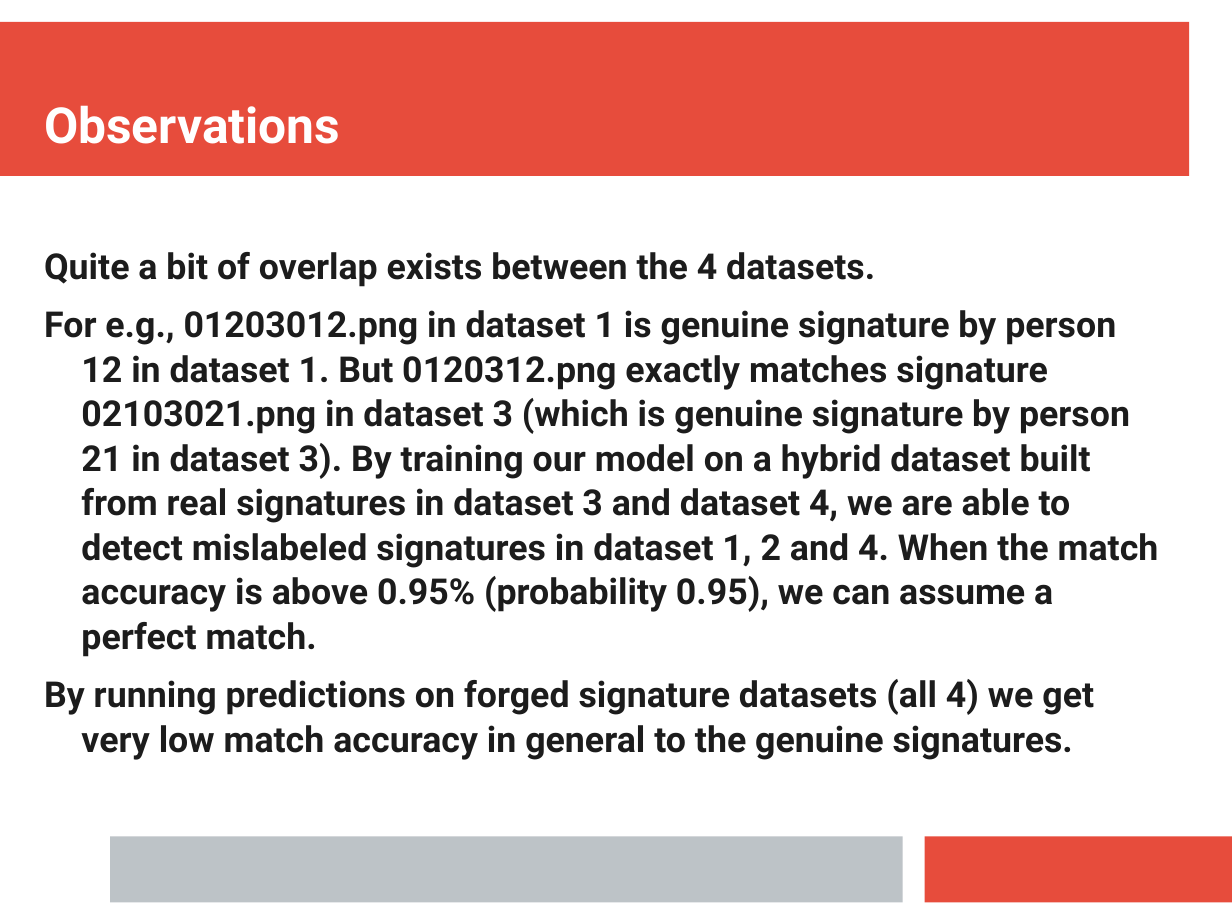
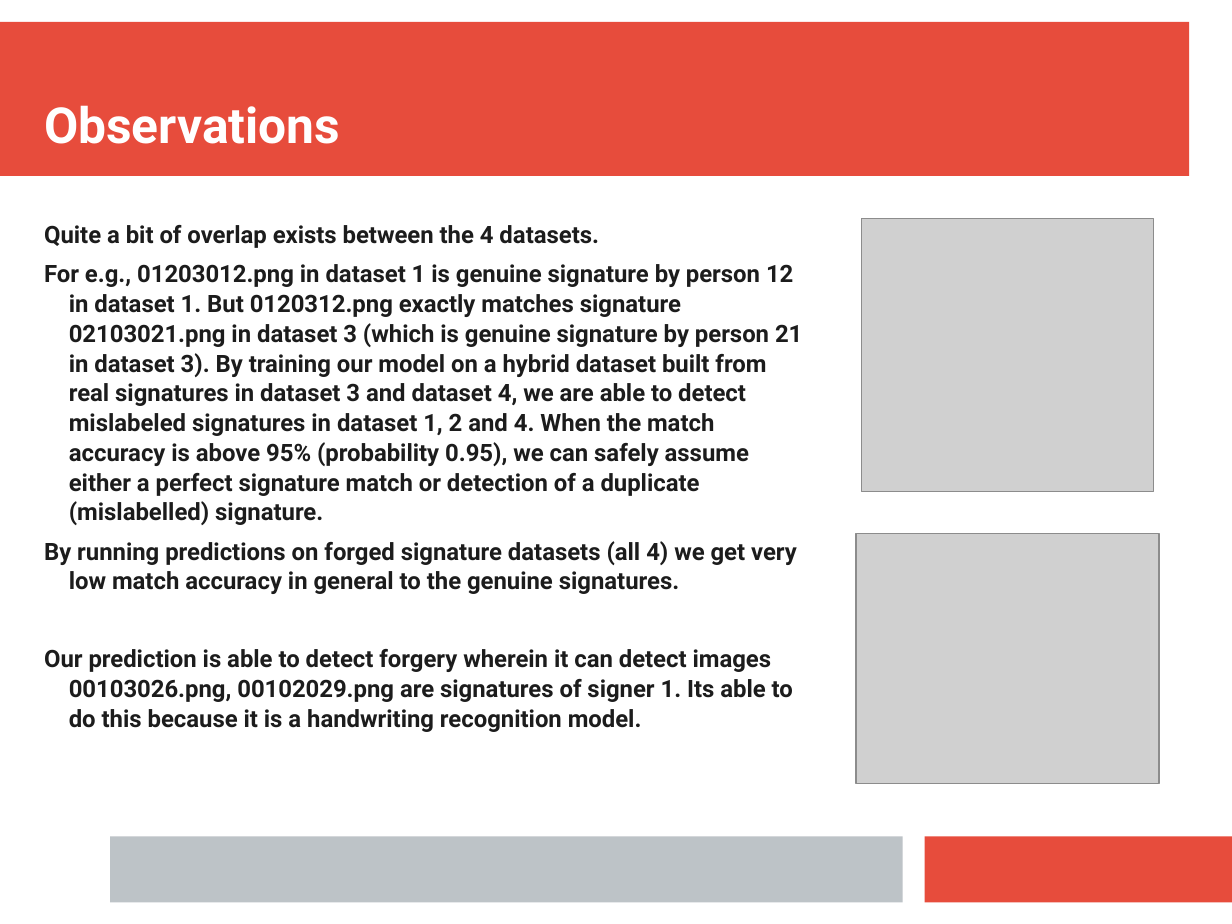
Before and after one commit to royarpan/aihack, a slide deck: slide 6 of aihack.pptx. Drawn at 1232x924 pixels with LibreOffice and Linux fonts; fonts in the diff are those of the drawing; grey boxes stand for pictures. Boxes give left, top, right and bottom in pixels: in the first picture for what was removed or moved away, otherwise in the second. Text is boxed around its words. In the diff, an @@ line names an element or a change of style, - is before the commit and + after.

```diff
--- a/aihack.pptx
+++ b/aihack.pptx
@@ subtitle at [44,225,797,594]: size 23 to 15.3 pt in "Quite a bit of overlap exists between ...", "By running predictions on forged signature datasets ..."; indent changed; less space between paragraphs @@
@@ subtitle "Quite a bit of overlap ...": place and size @@
-subtitle "Quite a bit of overlap ..." at [44,252,1159,760]
+subtitle "Quite a bit of overlap ..." at [44,225,802,732]
@@ picture added at [862,218,1154,491] @@
@@ subtitle at [44,264,802,525]: text changed; size 23 to 15.3 pt @@
-For e.g., 01203012.png in dataset 1 is genuine signature by person 12 in dataset 1. But 0120312.png exactly matches signature 02103021.png in dataset 3 (which is genuine signature by person 21 in dataset 3). By training our model on a hybrid dataset built from real signatures in dataset 3 and dataset 4, we are able to detect mislabeled signatures in dataset 1, 2 and 4. When the match accuracy is above 0.95% (probability 0.95), we can assume a perfect match.
+For e.g., 01203012.png in dataset 1 is genuine signature by person 12 in dataset 1. But 0120312.png exactly matches signature 02103021.png in dataset 3 (which is genuine signature by person 21 in dataset 3). By training our model on a hybrid dataset built from real signatures in dataset 3 and dataset 4, we are able to detect mislabeled signatures in dataset 1, 2 and 4. When the match accuracy is above 95% (probability 0.95), we can safely assume either a perfect signature match or detection of a duplicate (mislabelled) signature.
@@ picture added at [856,534,1159,784] @@
@@ subtitle at [44,649,793,732]: paragraph added @@
+Our prediction is able to detect forgery wherein it can detect images 00103026.png, 00102029.png are signatures of signer 1. Its able to do this because it is a handwriting recognition model.
```
Also in this commit, not shown: 5 other slides changed.
